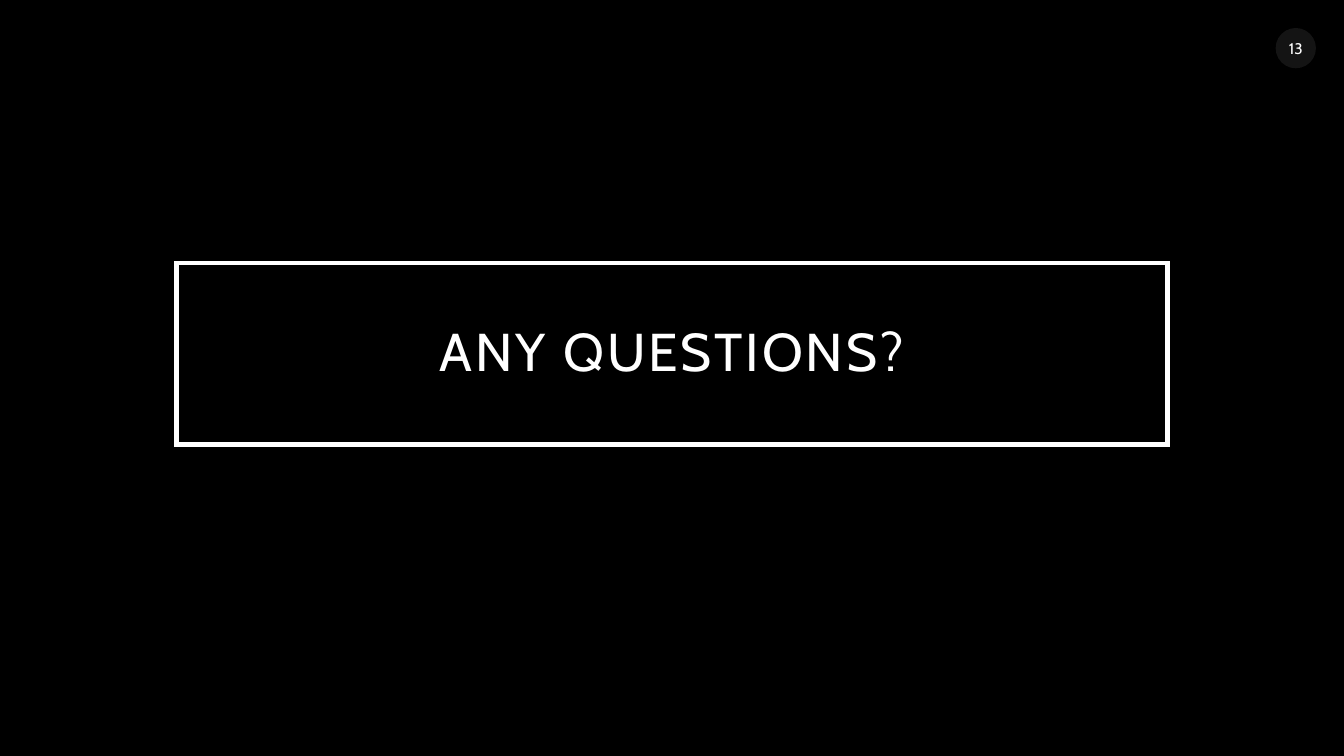
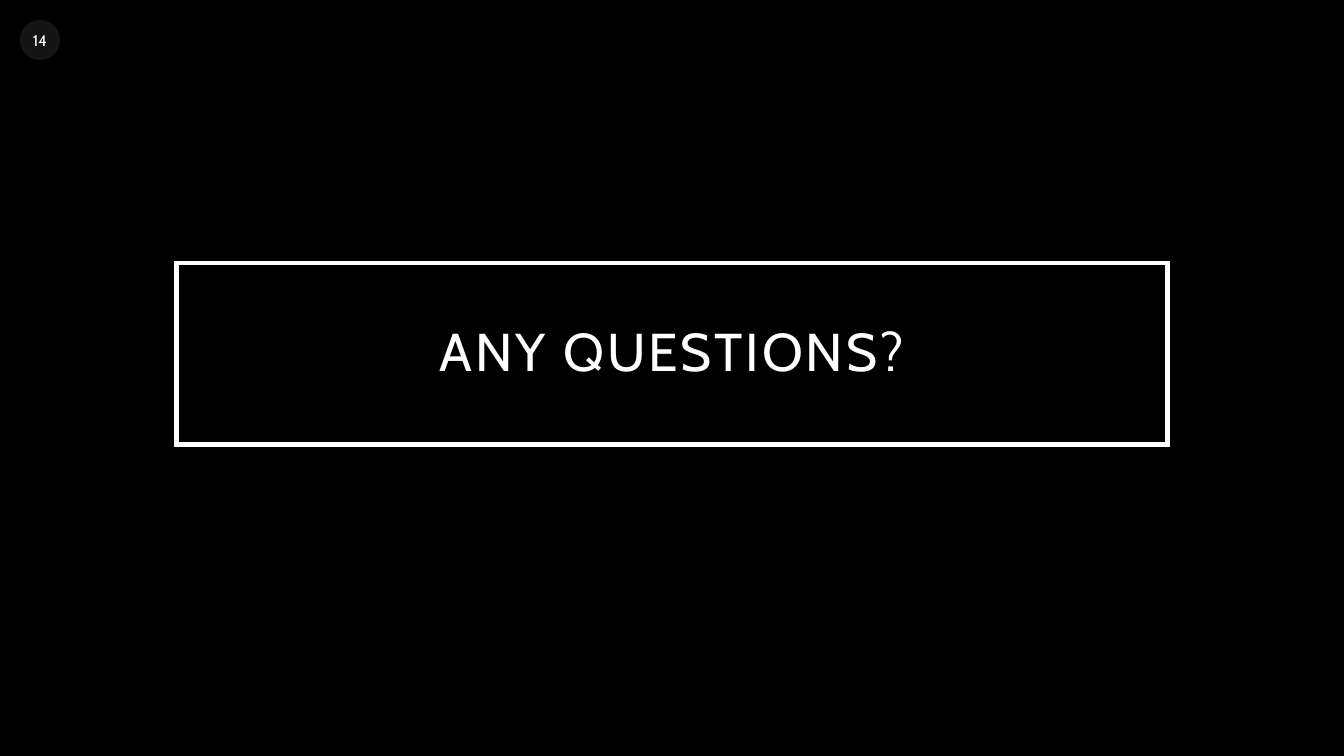
Before and after one commit to Sallamsaka/ozone-measurement-comparison, a slide deck: slide 14 of Midterm Presentation1.pptx (slide 13 before the commit). Drawn at 1344x756 pixels with LibreOffice and Linux fonts; fonts in the diff are those of the drawing; background and template pictures are left out. Boxes give left, top, right and bottom in pixels: in the first picture for what was removed or moved away, otherwise in the second. Text is boxed around its words. In the diff, an @@ line names an element or a change of style, - is before the commit and + after.

```diff
--- a/Midterm Presentation1.pptx
+++ b/Midterm Presentation1.pptx
@@ page number added at [20,20,60,60], fill #1D1D1D at 70% opacity, 11 pt, text #FFFFFF @@
+14
@@ page number removed at [1276,28,1317,69] @@
-13
```
Also in this commit, not shown: 12 other slides changed, 1 slide added, 1 slide removed, 21 other files.
